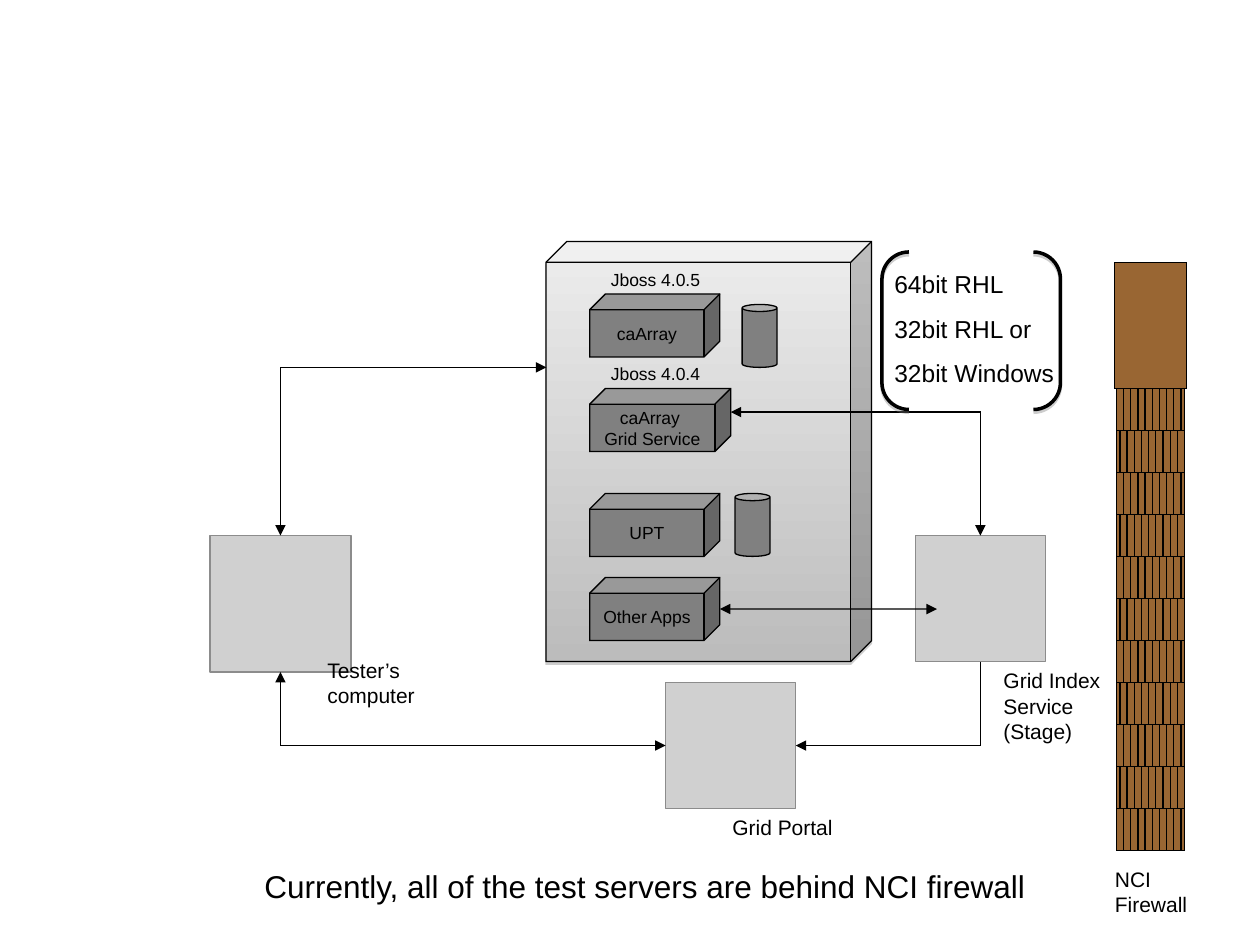
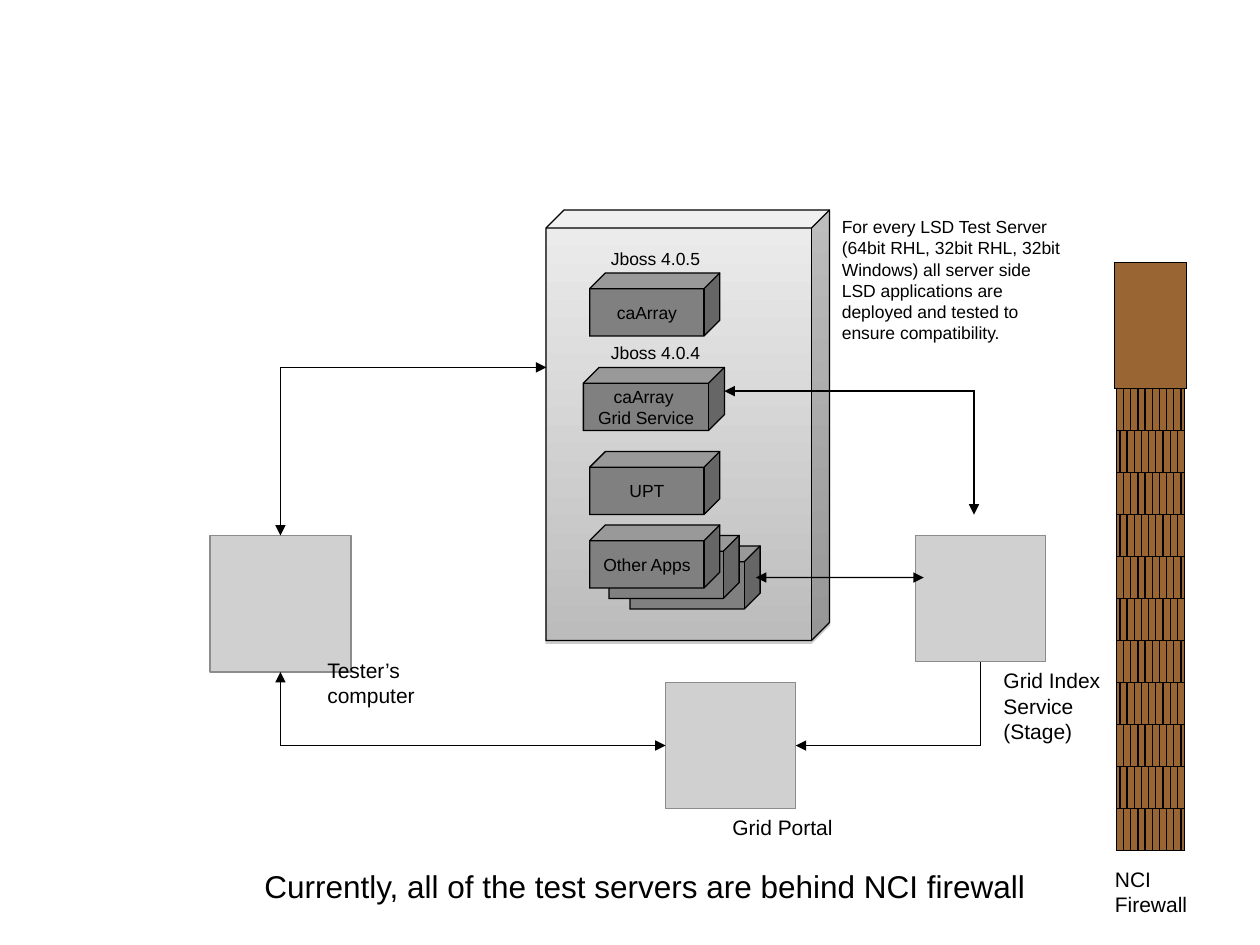
Before and after one commit to NCIP/caarray-docs, a slide deck: slide 2 of project_management/open_meetings/CDL Meeting 2009.09.25.ppt. Drawn at 1260x945 pixels with LibreOffice and Linux fonts; fonts in the diff are those of the drawing; grey boxes stand for pictures; background and template pictures are left out. Boxes give left, top, right and bottom in pixels: in the first picture for what was removed or moved away, otherwise in the second. Text is boxed around its words. In the diff, an @@ line names an element or a change of style, - is before the commit and + after.

Commit message:
updated the graphics

```diff
--- a/project_management/open_meetings/CDL Meeting 2009.09.25.ppt
+++ b/project_management/open_meetings/CDL Meeting 2009.09.25.ppt
@@ cube: place and size @@
-cube at [546,242,871,662]
+cube at [546,210,829,641]
@@ text at [842,220,1060,343]: text changed; size 14 to 10 pt @@
-64bit RHL
-32bit RHL or
-32bit Windows
+For every LSD Test Server (64bit RHL, 32bit RHL, 32bit Windows) all server side LSD applications are deployed and tested to ensure compatibility.
@@ bracket pair removed at [882,252,1061,410] @@
@@ 2 texts, 1 cube: place and size @@
-2 texts, 1 cube at [590,273,719,380]
+2 texts, 1 cube at [590,252,719,359]
@@ cylinder removed at [742,305,777,368] @@
@@ cube "caArray": place and size @@
-cube "caArray" at [590,388,731,451]
+cube "caArray" at [583,368,724,431]
@@ elbow double arrow moved from (731, 412) - (980, 536) to (724, 391) - (974, 514) @@
@@ cube "UPT": place and size @@
-cube "UPT" at [590,494,719,557]
+cube "UPT" at [590,451,719,514]
@@ cylinder removed at [735,494,770,557] @@
@@ cube "Other Apps": place and size @@
-cube "Other Apps" at [590,577,719,640]
+cube "Other Apps" at [590,525,719,588]
@@ cube added at [609,536,738,598], fill #808080, outline #000000 0.74 pt, 10 pt, text #000000 @@
+Other Apps
@@ cube added at [630,546,760,609], fill #808080, outline #000000 0.74 pt, 10 pt, text #000000 @@
+Other Apps
@@ double arrow moved from (719, 609) - (937, 609) to (756, 577) - (924, 577) @@
```
